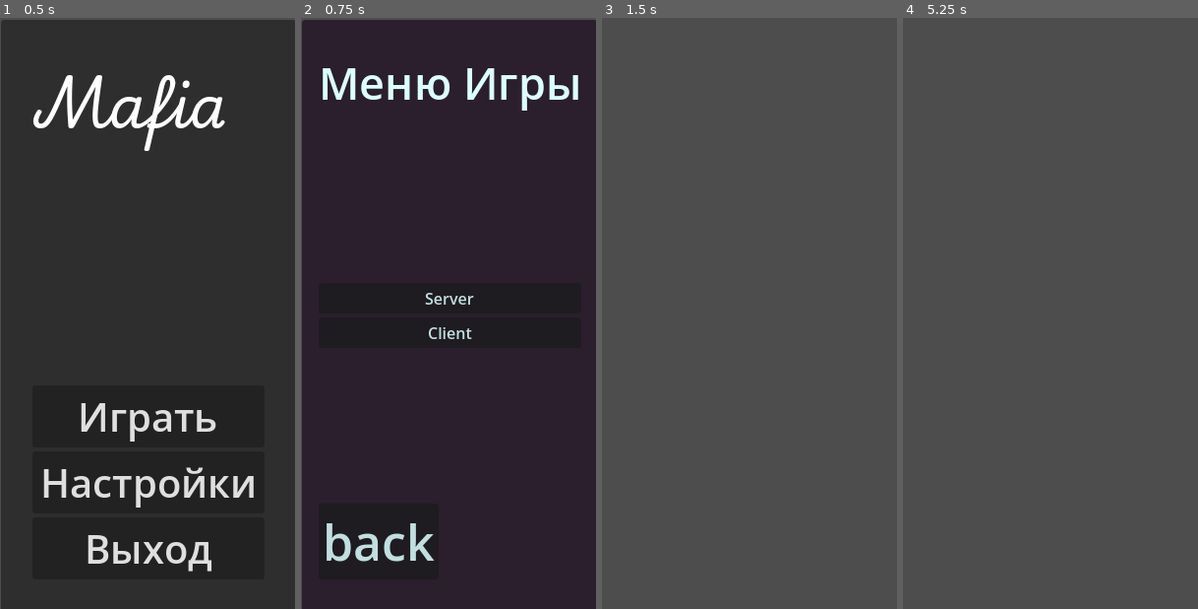
Above: before the commit, frames 1-4 (left to right).
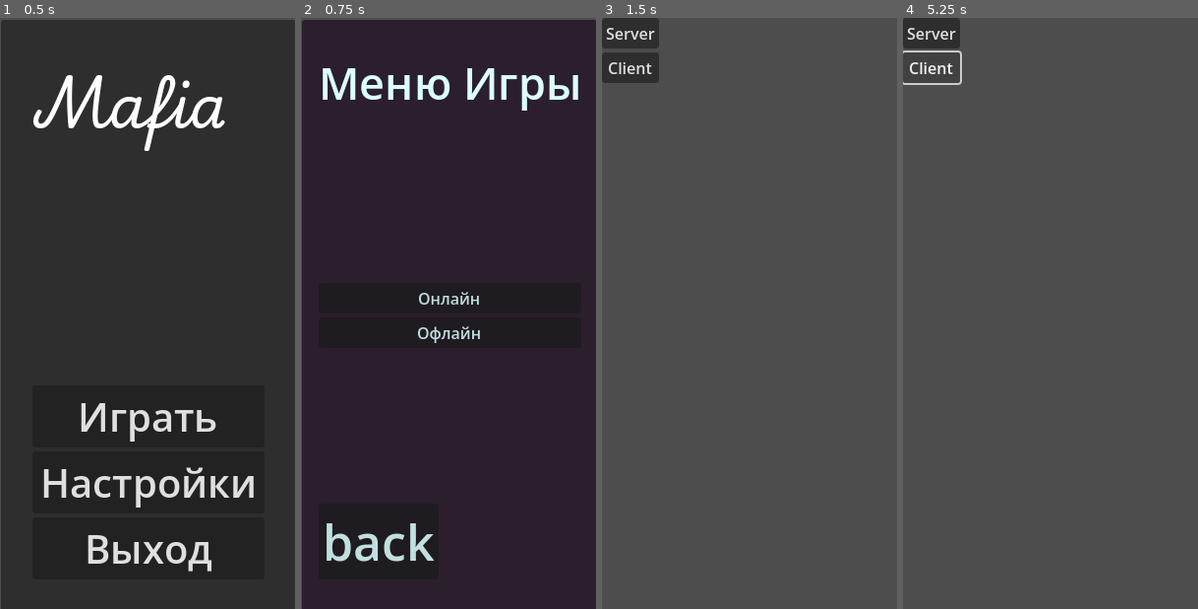
Above: after the commit, the same moments.

Repository: top-it-090304/KOTIK_Games
Game: Godot game, scene res://sciens/windows_UI/main/menu_container.tscn
The game is run twice, just before and just after one commit, with the same random seed, the same clock (stepped at 60 frames per second) and the same inputs.
Inputs (mouse positions are in pixels of both pictures, inside the frame that each line leads up to):
- Up to frame 1 (0.5 s): no input
- Up to frame 2 (0.75 s): click "Играть" at 0.5 s
- Up to frame 3 (1.5 s): click "Server" (after the commit: "Онлайн") at 1.25 s
- Up to frame 4 (5.25 s): click (932, 35) at 2 s, where only the run after the commit has a clickable "Server"; click (932, 65) at 2.75 s, where only the run after the commit has a clickable "Client"; click (932, 65) at 3.5 s, where only the run after the commit has a clickable "Client"; click (932, 65) at 4.25 s, where only the run after the commit has a clickable "Client"; tap Enter at 5 s; tap Left (L) at 5.1 s

Frame 1 is identical in both runs. In frame 2, 0.5% of the frame differs, in the area x 39-61%, y 46-55%; in frame 3, 1.9%, in the area x 0-20%, y 0-11%; in frame 4, 1.3%.

Commit message:
1.4.2
изменение функционала кнопок

Diff:
--- a/новый-игровой-проект/sciens/windows_UI/main/main.gd
+++ b/новый-игровой-проект/sciens/windows_UI/main/main.gd
@@ -39,10 +39,8 @@
 
 
 func _on_server_pressed() -> void:
-	HighLevelNetworkHandler.start_server
-	hide_all_panels()
+	get_tree().change_scene_to_file("res://sciens/game/game.tscn")
 
 
 func _on_client_pressed() -> void:
-	HighLevelNetworkHandler.start_client
-	hide_all_panels()
+	get_tree().change_scene_to_file("res://sciens/windows_UI/main/Play.tscn")
--- a/новый-игровой-проект/sciens/windows_UI/main/menu_container.tscn
+++ b/новый-игровой-проект/sciens/windows_UI/main/menu_container.tscn
@@ -59,11 +59,11 @@
 
 [node name="Server" type="Button" parent="PlayPanel/MarginContainer/VBoxContainer" unique_id=1957916728]
 layout_mode = 2
-text = "Server"
+text = "Онлайн"
 
 [node name="Client" type="Button" parent="PlayPanel/MarginContainer/VBoxContainer" unique_id=1768965853]
 layout_mode = 2
-text = "Client"
+text = "Офлайн"
 
 [node name="SettingsPanel" type="Panel" parent="." unique_id=1469547588]
 visible = false
